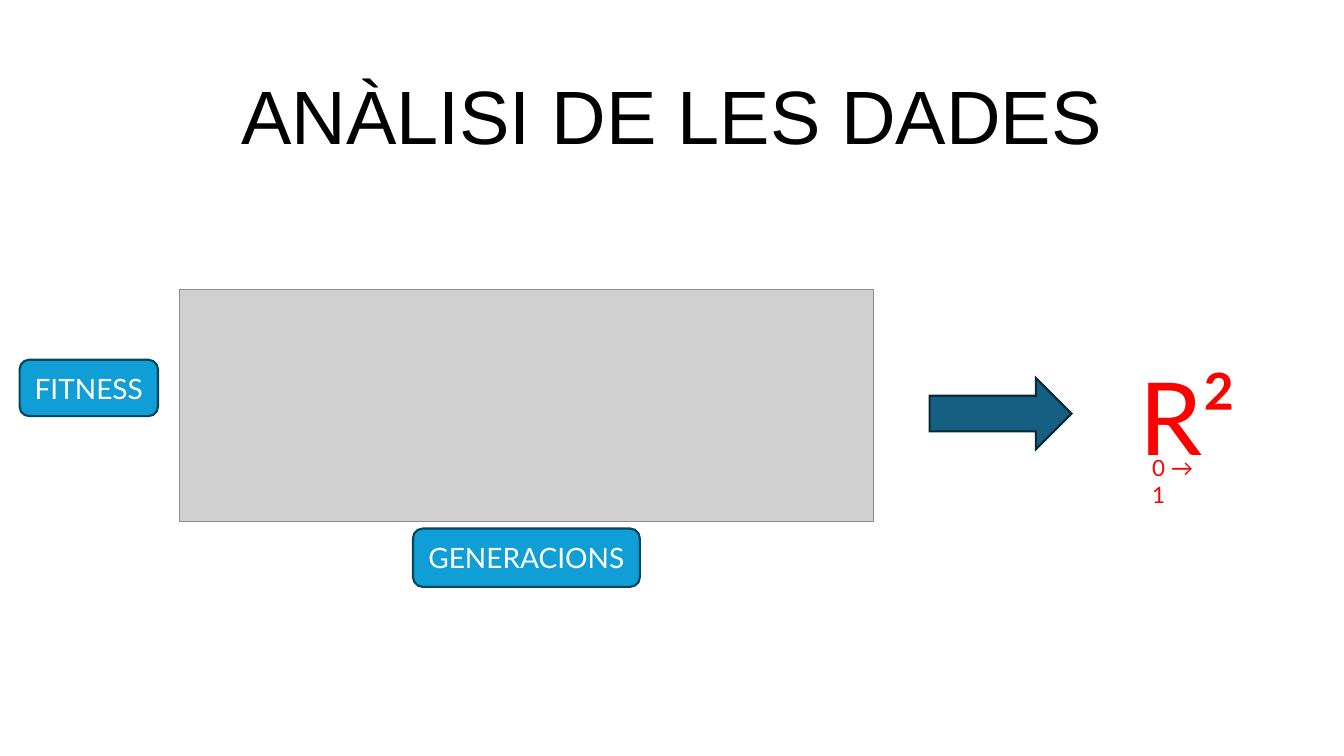
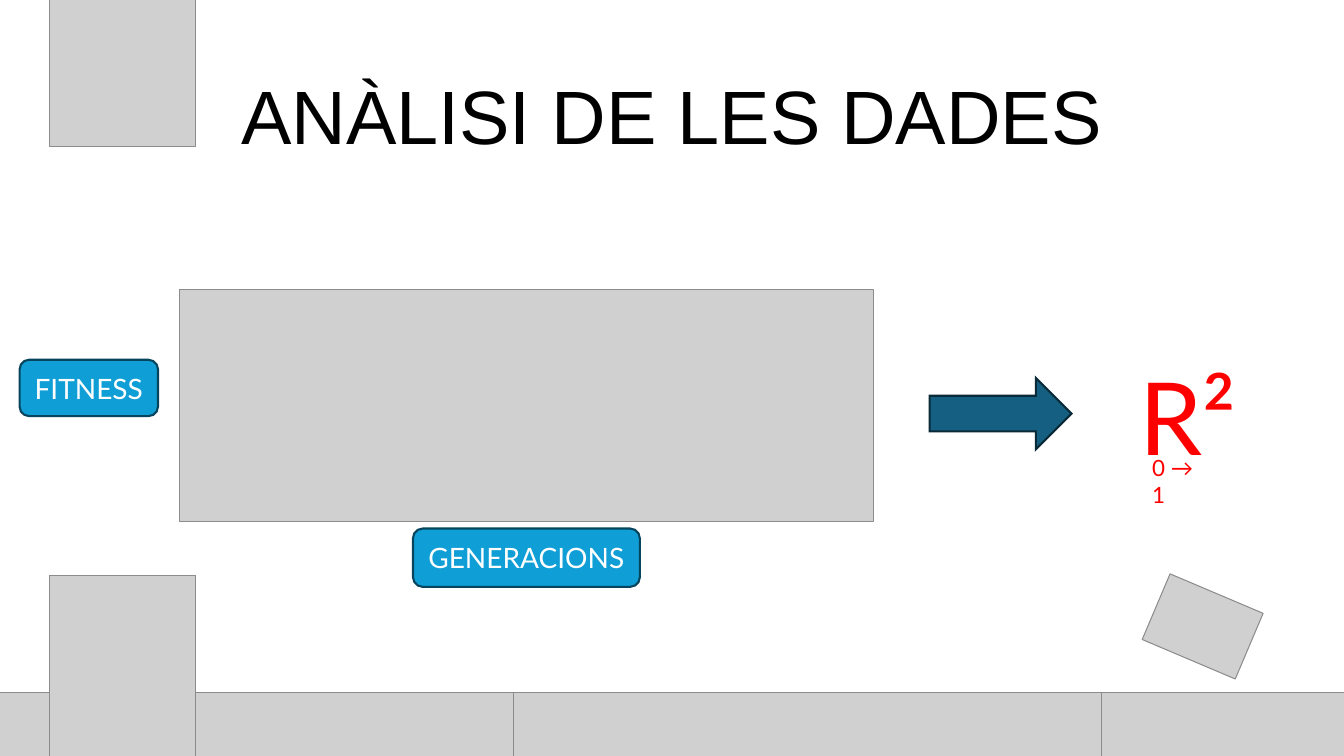
Before and after one commit to FerrerJan/Treball-de-Recerca-IA, a slide deck: slide 37 of TR_ESCRIT/PPT.pptx. Drawn at 1344x756 pixels with LibreOffice and Linux fonts; fonts in the diff are those of the drawing; grey boxes stand for pictures. Boxes give left, top, right and bottom in pixels: in the first picture for what was removed or moved away, otherwise in the second. Text is boxed around its words. In the diff, an @@ line names an element or a change of style, - is before the commit and + after.

```diff
--- a/TR_ESCRIT/PPT.pptx
+++ b/TR_ESCRIT/PPT.pptx
@@ picture added at <box>49,0,196,147</box> @@
@@ picture added at <box>49,576,196,756</box> @@
@@ picture added at <box>1142,574,1263,679</box> @@
@@ picture added at <box>0,693,515,756</box> @@
@@ picture added at <box>513,693,1102,756</box> @@
@@ picture added at <box>1102,693,1344,756</box> @@
```
Also in this commit, not shown: 41 other slides changed.
